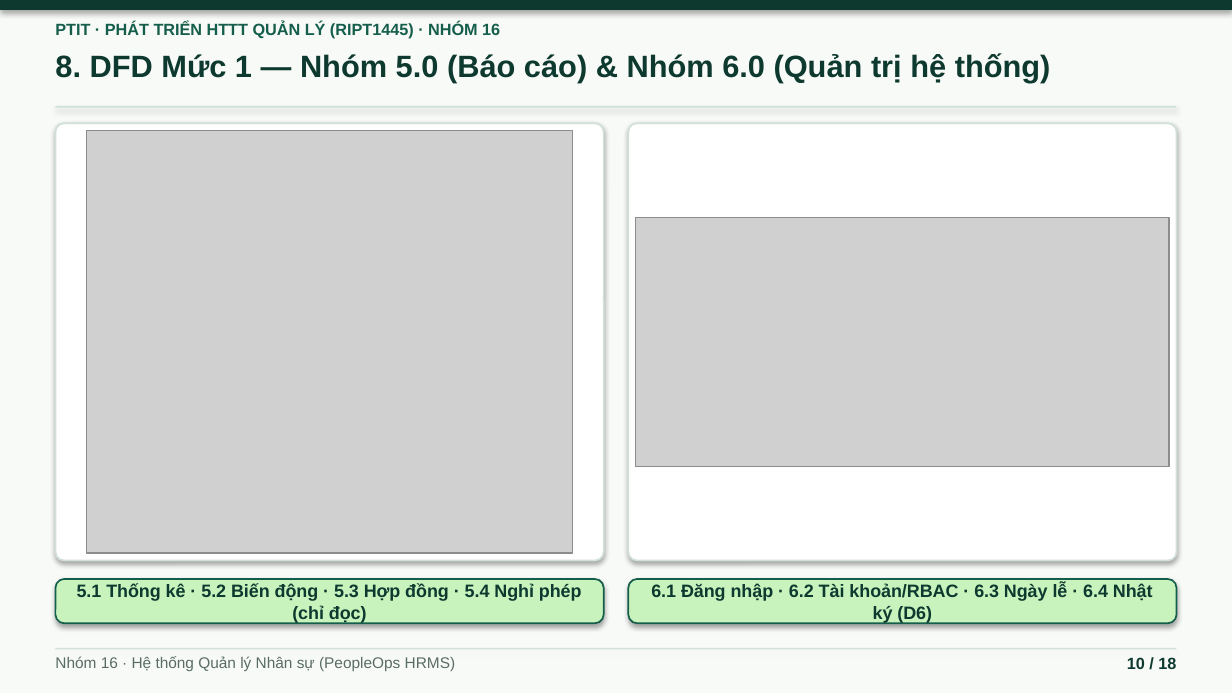
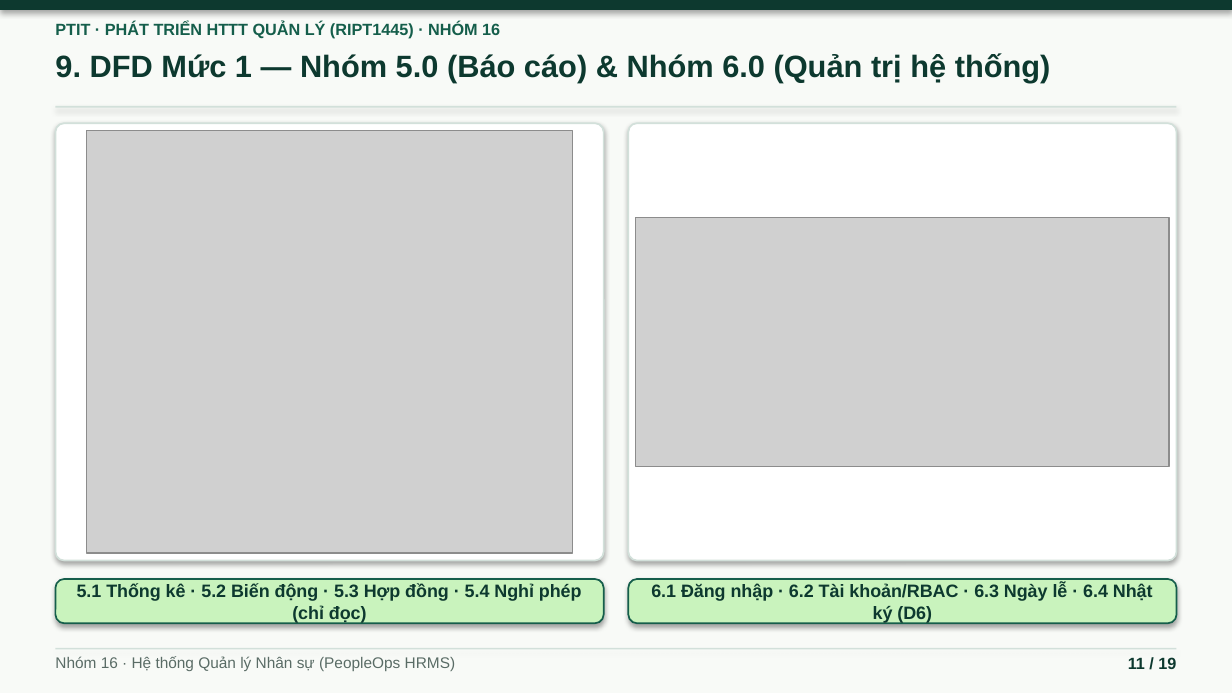
Before and after one commit to ninhduo263/human-resource-management-system, a slide deck: slide 11 of bao-cao/BAO_CAO_HTTTQL_Nhom16.pptx (slide 10 before the commit). Drawn at 1232x693 pixels with LibreOffice and Linux fonts; fonts in the diff are those of the drawing; grey boxes stand for pictures. Boxes give left, top, right and bottom in pixels: in the first picture for what was removed or moved away, otherwise in the second. Text is boxed around its words. In the diff, an @@ line names an element or a change of style, - is before the commit and + after.

```diff
--- a/bao-cao/BAO_CAO_HTTTQL_Nhom16.pptx
+++ b/bao-cao/BAO_CAO_HTTTQL_Nhom16.pptx
@@ text at (55, 53, 1051, 83): text changed @@
-8. DFD Mức 1 — Nhóm 5.0 (Báo cáo) & Nhóm 6.0 (Quản trị hệ thống)
+9. DFD Mức 1 — Nhóm 5.0 (Báo cáo) & Nhóm 6.0 (Quản trị hệ thống)
@@ text at (1128, 657, 1176, 669): text changed @@
-10 / 18
+11 / 19
```
Also in this commit, not shown: 15 other slides changed, 1 slide added, 4 other files.
